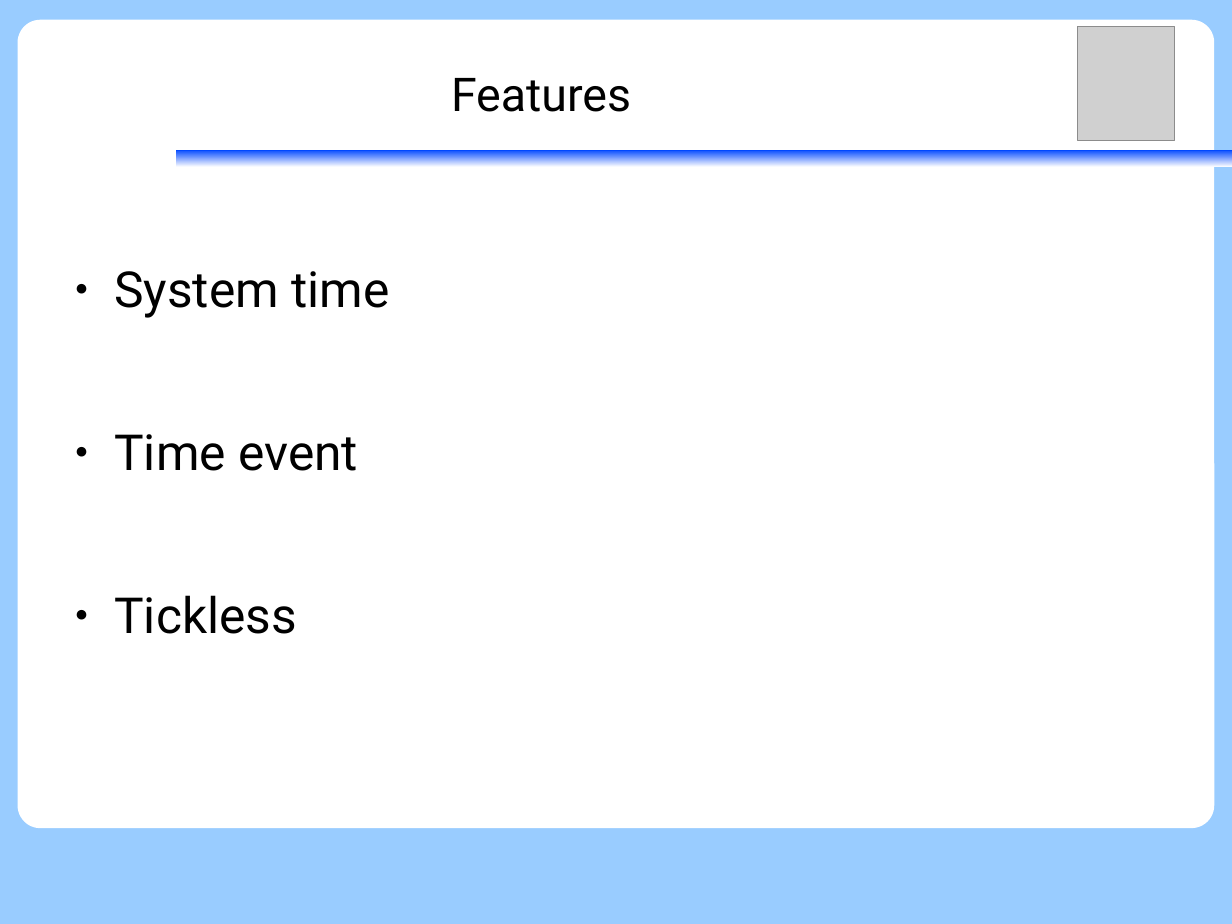
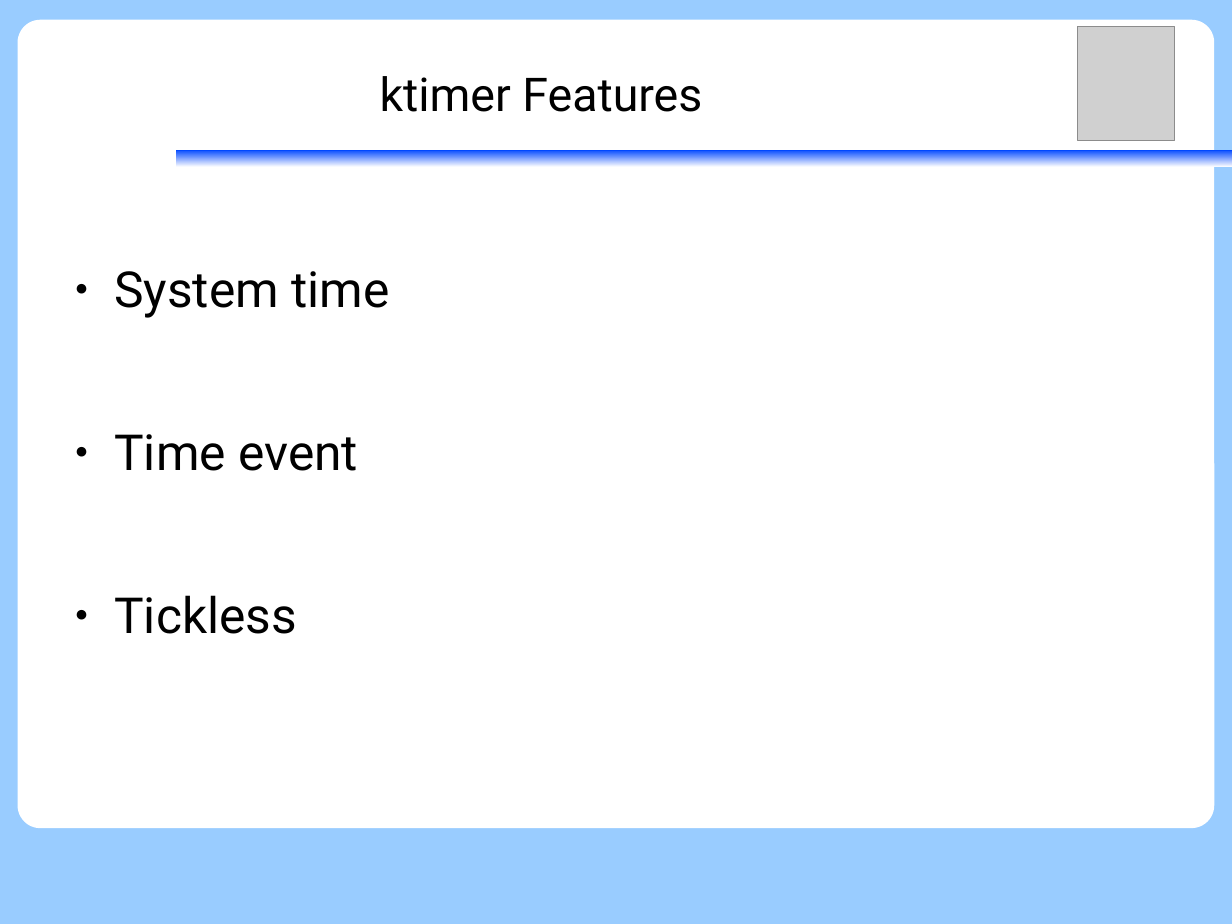
Before and after one commit to vh21/documents, a slide deck: slide 19 of ukernel/f9-microkernel-ktimer.odp (slide 17 before the commit). Drawn at 1232x924 pixels with LibreOffice and Linux fonts; fonts in the diff are those of the drawing; grey boxes stand for pictures. Boxes give left, top, right and bottom in pixels: in the first picture for what was removed or moved away, otherwise in the second. Text is boxed around its words. In the diff, an @@ line names an element or a change of style, - is before the commit and + after.

```diff
--- a/ukernel/f9-microkernel-ktimer.odp
+++ b/ukernel/f9-microkernel-ktimer.odp
@@ title at <box>380,76,702,112</box>: text changed @@
-Features
+ktimer Features
```
Also in this commit, not shown: 12 other slides changed, 5 slides added.
